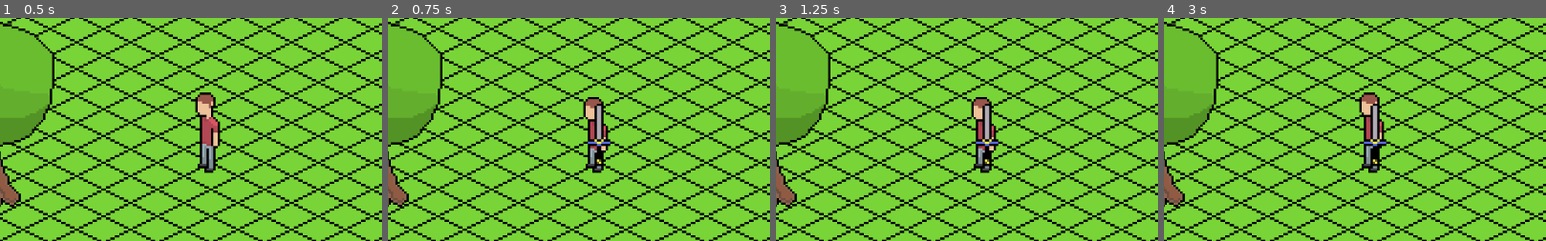
Above: before the commit, frames 1-4 (left to right).
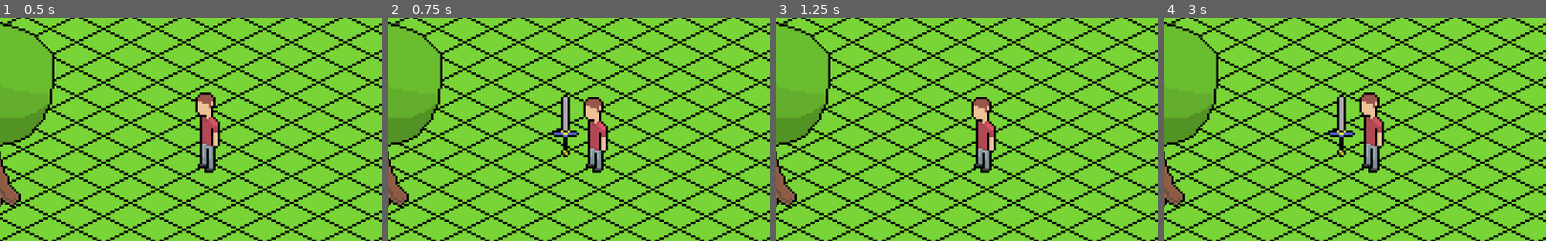
Above: after the commit, the same moments.

Repository: TyGuy54/Game_Project
Game: Godot game, scene res://Worlds/World.tscn
The game is run twice, just before and just after one commit, with the same random seed, the same clock (stepped at 60 frames per second) and the same inputs. The project has no main scene, so this scene is started directly.
Inputs:
- Up to frame 1 (0.5 s): no input
- Up to frame 2 (0.75 s): tap Enter at 0.5 s; hold Right (ui_right) from 0.53 s (still down); hold Space (attack) from 0.53 s (still down)
- Up to frame 3 (1.25 s): keep holding Right (ui_right); keep holding Space (attack)
- Up to frame 4 (3 s): release Right (ui_right) at 1.28 s; release Space (attack) at 1.28 s; hold Down (ui_down) 1.28-2.03 s; tap Space (attack) at 1.35, 2.85 s; hold Right (ui_right) 2.03-2.78 s; hold Space (attack) 2.03-2.78 s; hold Up (ui_up) from 2.78 s (still down)
The pictures show only the part of the screen within x 22-72%, y 23-73%; the shares and areas given below are measured in that part.

Frame 1 is identical in both runs. In frame 2, 1.3% of the frame differs, in the area x 42-59%, y 34-67%; in frame 3, 0.7%; in frame 4, 1.4%.

Commit message:
finally added player melee attack

Diff:
--- /dev/null
+++ b/Isometric Game Project/Classes/characters/chariacter.tscn
@@ -0,0 +1,12 @@
+[gd_scene load_steps=2 format=2]
+
+[ext_resource path="res://chariacter.gd" type="Script" id=1]
+
+[node name="chariacter" type="KinematicBody2D"]
+script = ExtResource( 1 )
+
+[node name="Sprite" type="Sprite" parent="."]
+
+[node name="CollisionShape2D" type="CollisionShape2D" parent="."]
+
+[node name="AnimationPlayer" type="AnimationPlayer" parent="."]
--- /dev/null
+++ b/Isometric Game Project/Player.gd
@@ -0,0 +1,16 @@
+extends character # inhereits from character.tscn
+
+
+# player movemnt function that takes in a key as the parameter
+# The function handles player movment physics
+func get_player_movement():
+	move_direction = Vector2()
+
+	if Input.is_action_pressed("ui_up"):
+		move_direction += Vector2.UP
+	if Input.is_action_pressed("ui_down"):
+		move_direction += Vector2.DOWN
+	if Input.is_action_pressed("ui_left"):
+		move_direction += Vector2.LEFT
+	if Input.is_action_pressed("ui_right"):
+		move_direction += Vector2.RIGHT
--- /dev/null
+++ b/Isometric Game Project/Player.tscn
@@ -0,0 +1,58 @@
+[gd_scene load_steps=7 format=2]
+
+[ext_resource path="res://Player.gd" type="Script" id=1]
+[ext_resource path="res://Classes/characters/chariacter.tscn" type="PackedScene" id=2]
+[ext_resource path="res://assests/player_assets/isometric_player_character_animation-Sheet.png" type="Texture" id=3]
+
+[sub_resource type="CircleShape2D" id=1]
+radius = 5.09902
+
+[sub_resource type="Animation" id=3]
+resource_name = "Idle"
+length = 0.5
+loop = true
+tracks/0/type = "value"
+tracks/0/path = NodePath("Sprite:frame")
+tracks/0/interp = 1
+tracks/0/loop_wrap = true
+tracks/0/imported = false
+tracks/0/enabled = true
+tracks/0/keys = {
+"times": PoolRealArray( 0, 0.1, 0.2, 0.3, 0.4, 0.5 ),
+"transitions": PoolRealArray( 1, 1, 1, 1, 1, 1 ),
+"update": 1,
+"values": [ 0, 0, 1, 1, 2, 2 ]
+}
+
+[sub_resource type="Animation" id=5]
+resource_name = "Run_Left"
+length = 0.6
+loop = true
+tracks/0/type = "value"
+tracks/0/path = NodePath("Sprite:frame")
+tracks/0/interp = 1
+tracks/0/loop_wrap = true
+tracks/0/imported = false
+tracks/0/enabled = true
+tracks/0/keys = {
+"times": PoolRealArray( 0, 0.1, 0.2, 0.3, 0.4, 0.5 ),
+"transitions": PoolRealArray( 1, 1, 1, 1, 1, 1 ),
+"update": 1,
+"values": [ 3, 4, 5, 6, 7, 8 ]
+}
+
+[node name="Player" instance=ExtResource( 2 )]
+position = Vector2( 188, 106 )
+script = ExtResource( 1 )
+
+[node name="Sprite" parent="." index="0"]
+texture = ExtResource( 3 )
+hframes = 9
+
+[node name="CollisionShape2D" parent="." index="1"]
+position = Vector2( -1, 11 )
+shape = SubResource( 1 )
+
+[node name="AnimationPlayer" parent="." index="2"]
+anims/Idle = SubResource( 3 )
+anims/Run_Left = SubResource( 5 )
--- a/Isometric Game Project/Player/Player.gd
+++ b/Isometric Game Project/Player/Player.gd
@@ -5,9 +5,14 @@
 export var player_movement_speed = 100
 var velocity
 var animation_player
+onready var sword = get_node("sword")
+onready var sword_animation = sword.get_node("Sword_animatoin_player")
 
+# a constant for player input for WSAD and SHIFT
 var KEY_VALUES = {"W": 87, "A": 65, "S": 83, "D": 68, "SHIFT": 16777237}
 
+# player movemnt function that takes in a key as the parameter
+# The function handles player movment physics
 func get_player_movement(key):
 	velocity = Vector2()
 
@@ -15,6 +20,7 @@
 	if Input.is_physical_key_pressed(key["A"]): velocity.x -= 1
 	if Input.is_physical_key_pressed(key["S"]): velocity.y += .5
 	if Input.is_physical_key_pressed(key["D"]): velocity.x += 1
+
 
 	velocity = velocity.normalized() * player_movement_speed
 
@@ -80,4 +86,5 @@
 
 func _input(event):
 	dash_if_so(event)
-	player_attack("sword")
+	if Input.is_action_pressed("attack") and not sword_animation.is_playing():
+		sword_animation.play("player_attack")
--- a/Isometric Game Project/Player/Player.tscn
+++ b/Isometric Game Project/Player/Player.tscn
@@ -1,8 +1,9 @@
-[gd_scene load_steps=9 format=2]
+[gd_scene load_steps=12 format=2]
 
 [ext_resource path="res://assests/player_assets/isometric_player_character_animation-Sheet.png" type="Texture" id=1]
 [ext_resource path="res://Player/Player.gd" type="Script" id=2]
 [ext_resource path="res://Player/attack_box.gd" type="Script" id=3]
+[ext_resource path="res://weapons/sword_test.png" type="Texture" id=4]
 
 [sub_resource type="CircleShape2D" id=1]
 radius = 5.09902
@@ -57,7 +58,146 @@
 }
 
 [sub_resource type="RectangleShape2D" id=2]
-extents = Vector2( 3.5, 10 )
+extents = Vector2( 3.5, 8 )
+
+[sub_resource type="Animation" id=6]
+length = 0.001
+tracks/0/type = "value"
+tracks/0/path = NodePath("Sprite:visible")
+tracks/0/interp = 1
+tracks/0/loop_wrap = true
+tracks/0/imported = false
+tracks/0/enabled = true
+tracks/0/keys = {
+"times": PoolRealArray( 0 ),
+"transitions": PoolRealArray( 1 ),
+"update": 0,
+"values": [ false ]
+}
+tracks/1/type = "value"
+tracks/1/path = NodePath("attack_box/damage_zone:disabled")
+tracks/1/interp = 1
+tracks/1/loop_wrap = true
+tracks/1/imported = false
+tracks/1/enabled = true
+tracks/1/keys = {
+"times": PoolRealArray( 0 ),
+"transitions": PoolRealArray( 1 ),
+"update": 0,
+"values": [ false ]
+}
+tracks/2/type = "value"
+tracks/2/path = NodePath("Sprite:rotation_degrees")
+tracks/2/interp = 1
+tracks/2/loop_wrap = true
+tracks/2/imported = false
+tracks/2/enabled = true
+tracks/2/keys = {
+"times": PoolRealArray( 0 ),
+"transitions": PoolRealArray( 1 ),
+"update": 0,
+"values": [ -38.7 ]
+}
+tracks/3/type = "value"
+tracks/3/path = NodePath("attack_box/damage_zone:rotation_degrees")
+tracks/3/interp = 1
+tracks/3/loop_wrap = true
+tracks/3/imported = false
+tracks/3/enabled = true
+tracks/3/keys = {
+"times": PoolRealArray( 0 ),
+"transitions": PoolRealArray( 1 ),
+"update": 0,
+"values": [ 0.0 ]
+}
+tracks/4/type = "value"
+tracks/4/path = NodePath("attack_box/damage_zone:position")
+tracks/4/interp = 1
+tracks/4/loop_wrap = true
+tracks/4/imported = false
+tracks/4/enabled = true
+tracks/4/keys = {
+"times": PoolRealArray( 0 ),
+"transitions": PoolRealArray( 1 ),
+"update": 0,
+"values": [ Vector2( 3, -4 ) ]
+}
+tracks/5/type = "value"
+tracks/5/path = NodePath("Sprite:position")
+tracks/5/interp = 1
+tracks/5/loop_wrap = true
+tracks/5/imported = false
+tracks/5/enabled = true
+tracks/5/keys = {
+"times": PoolRealArray( 0 ),
+"transitions": PoolRealArray( 1 ),
+"update": 0,
+"values": [ Vector2( -15, -4 ) ]
+}
+
+[sub_resource type="Animation" id=7]
+resource_name = "player_attack"
+length = 0.4
+tracks/0/type = "value"
+tracks/0/path = NodePath("Sprite:visible")
+tracks/0/interp = 1
+tracks/0/loop_wrap = true
+tracks/0/imported = false
+tracks/0/enabled = true
+tracks/0/keys = {
+"times": PoolRealArray( 0, 0.2, 0.3 ),
+"transitions": PoolRealArray( 1, 1, 1 ),
+"update": 1,
+"values": [ true, true, false ]
+}
+tracks/1/type = "value"
+tracks/1/path = NodePath("attack_box/damage_zone:disabled")
+tracks/1/interp = 1
+tracks/1/loop_wrap = true
+tracks/1/imported = false
+tracks/1/enabled = true
+tracks/1/keys = {
+"times": PoolRealArray( 0, 0.1, 0.3 ),
+"transitions": PoolRealArray( 1, 1, 1 ),
+"update": 1,
+"values": [ true, false, true ]
+}
+tracks/2/type = "value"
+tracks/2/path = NodePath("Sprite:rotation_degrees")
+tracks/2/interp = 1
+tracks/2/loop_wrap = true
+tracks/2/imported = false
+tracks/2/enabled = true
+tracks/2/keys = {
+"times": PoolRealArray( 0, 0.1, 0.2 ),
+"transitions": PoolRealArray( 1, 1, 1 ),
+"update": 0,
+"values": [ 0.0, -38.7, 0.0 ]
+}
+tracks/3/type = "value"
+tracks/3/path = NodePath("attack_box/damage_zone:rotation_degrees")
+tracks/3/interp = 1
+tracks/3/loop_wrap = true
+tracks/3/imported = false
+tracks/3/enabled = true
+tracks/3/keys = {
+"times": PoolRealArray( 0, 0.1, 0.3 ),
+"transitions": PoolRealArray( 1, 1, 1 ),
+"update": 0,
+"values": [ 0.0, -37.4, 0.0 ]
+}
+tracks/4/type = "value"
+tracks/4/path = NodePath("attack_box/damage_zone:position")
+tracks/4/interp = 1
+tracks/4/loop_wrap = true
+tracks/4/imported = false
+tracks/4/enabled = true
+tracks/4/keys = {
+"times": PoolRealArray( 0, 0.1 ),
+"transitions": PoolRealArray( 1, 1 ),
+"update": 0,
+"values": [ Vector2( 3, -4 ), Vector2( -1, -2 ) ]
+}
 
 [node name="Player" type="KinematicBody2D"]
 script = ExtResource( 2 )
@@ -78,17 +218,28 @@
 anims/RESET = SubResource( 4 )
 anims/Run_Left = SubResource( 5 )
 
-[node name="attack_box" type="Area2D" parent="."]
+[node name="sword" type="Node2D" parent="."]
+
+[node name="attack_box" type="Area2D" parent="sword"]
 position = Vector2( -18, -7 )
 script = ExtResource( 3 )
 
-[node name="damage_zone" type="CollisionShape2D" parent="attack_box"]
-position = Vector2( 1, 0 )
+[node name="damage_zone" type="CollisionShape2D" parent="sword/attack_box"]
+position = Vector2( 3, -4 )
 shape = SubResource( 2 )
-disabled = true
+
+[node name="Sprite" type="Sprite" parent="sword"]
+visible = false
+position = Vector2( -15, -4 )
+rotation = -0.675442
+texture = ExtResource( 4 )
+
+[node name="Sword_animatoin_player" type="AnimationPlayer" parent="sword"]
+anims/RESET = SubResource( 6 )
+anims/player_attack = SubResource( 7 )
 
 [node name="Camera2D" type="Camera2D" parent="."]
 current = true
 smoothing_enabled = true
 
-[connection signal="body_entered" from="attack_box" to="attack_box" method="_on_attack_box_body_entered"]
+[connection signal="body_entered" from="sword/attack_box" to="sword/attack_box" method="_on_attack_box_body_entered"]
--- a/Isometric Game Project/Player/player_class.gd
+++ b/Isometric Game Project/Player/player_class.gd
@@ -15,14 +15,7 @@
 var level = 0
 
 
-func player_attack(weapon):
-	#### ATTACK LOGIC ####
-	if Input.is_action_pressed("attack"):
-		$attack_box/damage_zone.disabled = false
-		player_summon_weapon("sword")
-		print("I am attacking for: ", base_damage)
-	else:
-		$attack_box/damage_zone.disabled = true
+
 
 # keeps track of the players current level
 func player_levels():
--- /dev/null
+++ b/Isometric Game Project/chariacter.gd
@@ -0,0 +1,19 @@
+extends KinematicBody2D
+class_name character
+
+##CHARACTER MOVEMENT PHYSICS##
+const FRICTION = 0.15
+
+export var acceleration = 40
+export var max_speed = 100
+
+var move_direction = Vector2.ZERO
+var velocity = Vector2.ZERO
+
+func _physics_process(delta):
+	velocity = move_and_slide(velocity)
+	velocity = lerp(velocity, Vector2.ZERO, FRICTION)
+
+func move():
+	move_direction = move_direction.normalized()
+	velocity += move_direction * acceleration
--- a/Isometric Game Project/project.godot
+++ b/Isometric Game Project/project.godot
@@ -10,11 +10,17 @@
 
 _global_script_classes=[ {
 "base": "KinematicBody2D",
+"class": "character",
+"language": "GDScript",
+"path": "res://chariacter.gd"
+}, {
+"base": "KinematicBody2D",
 "class": "player",
 "language": "GDScript",
 "path": "res://Player/player_class.gd"
 } ]
 _global_script_class_icons={
+"character": "",
 "player": ""
 }
 
